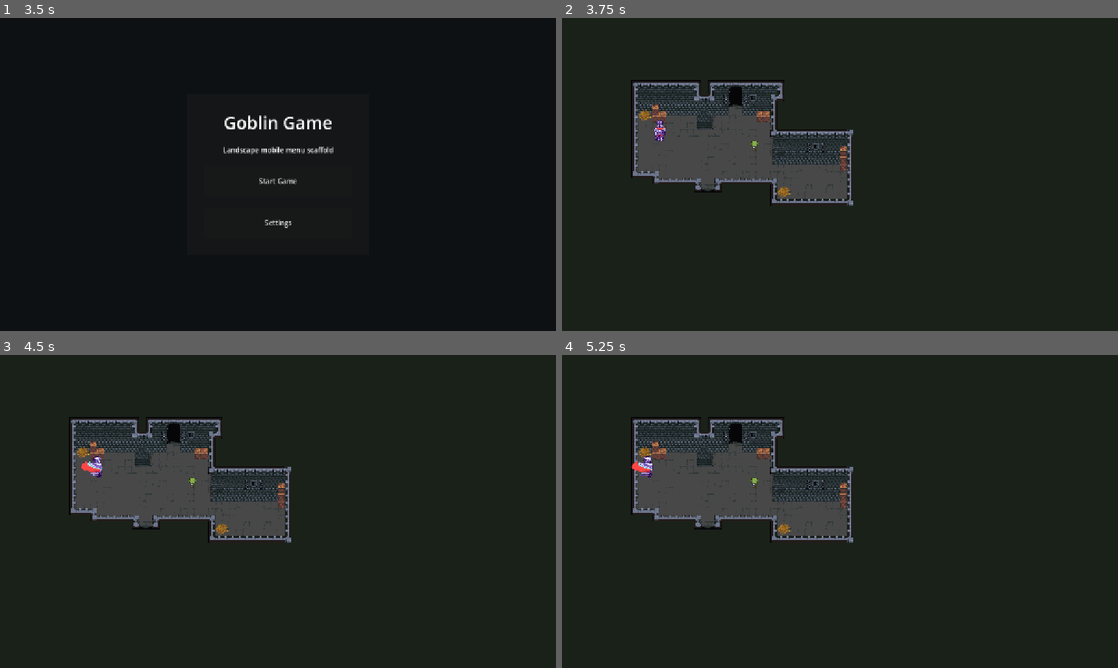
Above: before the commit, frames 1-4 (two rows, left to right).
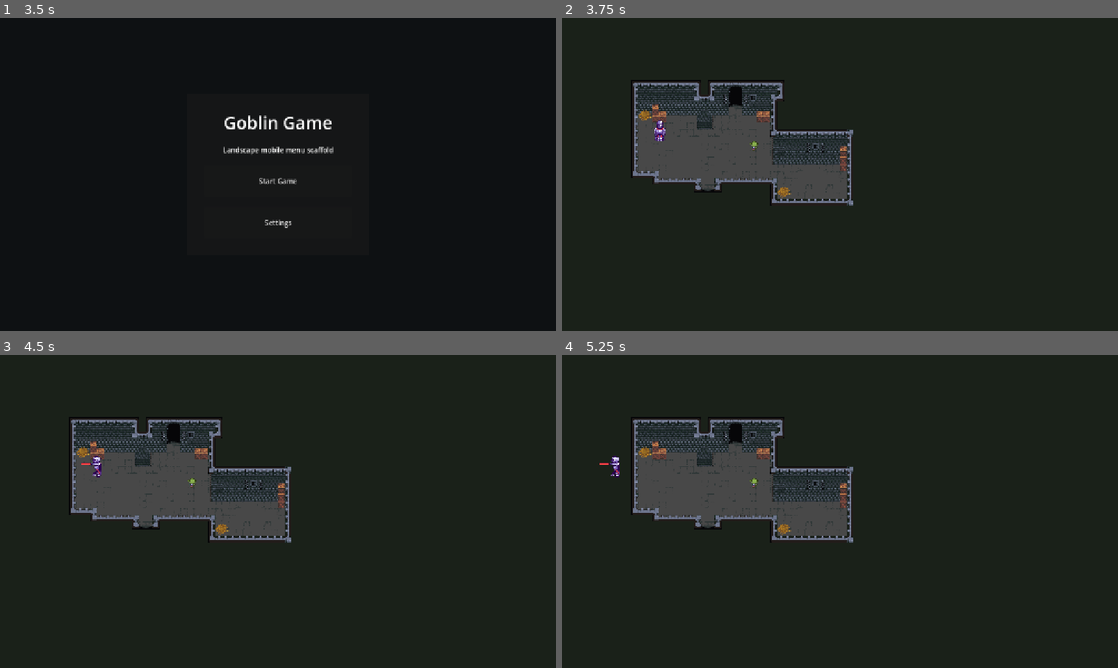
Above: after the commit, the same moments.

Repository: do-oty/goblingamedev
Game: Godot game, scene res://scenes/WelcomeScreen.tscn
The game is run twice, just before and just after one commit, with the same random seed, the same clock (stepped at 60 frames per second) and the same inputs.
Inputs (mouse positions are in pixels of both pictures, inside the frame that each line leads up to):
- Up to frame 1 (3.5 s): move the mouse to (400, 158) at 0.52 s; hold D (walk_right) 0.53-1.28 s; click (400, 158) at 0.6 s; move the mouse to (166, 190) at 1.27 s; hold S (walk_down) 1.28-2.03 s; click (166, 190) at 1.35 s; move the mouse to (333, 105) at 2.02 s; hold D (walk_right) 2.03-2.78 s; click (333, 105) at 2.1 s; tap Enter at 2.75 s; move the mouse to (250, 237) at 2.77 s; hold W (walk_up) from 2.78 s (still down); click (250, 237) at 2.85 s
- Up to frame 2 (3.75 s): release W (walk_up) at 3.5 s; click "Start Game" at 3.5 s
- Up to frame 3 (4.5 s): tap Space at 4.25 s; move the mouse to (444, 558) at 4.27 s; hold A (walk_left) from 4.28 s (still down); click (444, 558) at 4.35 s
- Up to frame 4 (5.25 s): keep holding A (walk_left); move the mouse to (673, 464) at 5.02 s; click (673, 464) at 5.1 s

Frame 1 is identical in both runs. In frame 2, less than 0.1% of the frame differs, in the area x 16-36%, y 32-43%; in frame 3, 0.2%; in frame 4, 0.3%, in the area x 6-36%, y 32-43%.

Commit message:
updated player sprite

Diff:
--- a/assets/characters/enemy.tscn
+++ b/assets/characters/enemy.tscn
@@ -194,15 +194,18 @@
 }]
 
 [sub_resource type="CapsuleShape2D" id="CapsuleShape2D_fxwma"]
-height = 24.0
-
-[node name="enemy" type="CharacterBody2D" unique_id=921811942]
+radius = 6.0
+height = 14.0
+
+[node name="enemy" type="CharacterBody2D"]
 script = ExtResource("1_nbma8")
 
-[node name="AnimatedSprite2D" type="AnimatedSprite2D" parent="." unique_id=646582384]
+[node name="AnimatedSprite2D" type="AnimatedSprite2D" parent="."]
+position = Vector2(-0.5, 1)
+scale = Vector2(0.95454544, 0.9375)
 sprite_frames = SubResource("SpriteFrames_vadtu")
 animation = &"enemy_back"
 
-[node name="CollisionShape2D" type="CollisionShape2D" parent="." unique_id=1495953491]
-position = Vector2(1, 4)
+[node name="CollisionShape2D" type="CollisionShape2D" parent="."]
+position = Vector2(0, 2)
 shape = SubResource("CapsuleShape2D_fxwma")
--- a/assets/characters/player.tscn
+++ b/assets/characters/player.tscn
@@ -1,33 +1,33 @@
-[gd_scene format=3 uid="uid://m8d1e3t1dw60"]
+[gd_scene load_steps=35 format=3 uid="uid://m8d1e3t1dw60"]
 
 [ext_resource type="Script" uid="uid://bjmf6ph3q6b1y" path="res://scripts/player.gd" id="1_gmphs"]
-[ext_resource type="Texture2D" uid="uid://wuihogqkffkw" path="res://assets/characters/hero_attack.png" id="1_y7kcb"]
 [ext_resource type="Texture2D" uid="uid://bhv7bfdwrifj8" path="res://assets/characters/hero_attack(2).png" id="2_gmphs"]
 [ext_resource type="Texture2D" uid="uid://cqj5hc1fiuubn" path="res://assets/characters/hero_idle.png" id="2_plwmo"]
+[ext_resource type="Texture2D" uid="uid://cnhn43uglsouf" path="res://assets/characters/spritesheetknight.png" id="4_gmphs"]
 
 [sub_resource type="AtlasTexture" id="AtlasTexture_rmfp4"]
-atlas = ExtResource("1_y7kcb")
+atlas = ExtResource("2_gmphs")
+region = Rect2(0, 60, 52, 60)
+
+[sub_resource type="AtlasTexture" id="AtlasTexture_5rkq3"]
+atlas = ExtResource("2_gmphs")
 region = Rect2(52, 60, 52, 60)
 
-[sub_resource type="AtlasTexture" id="AtlasTexture_5rkq3"]
-atlas = ExtResource("1_y7kcb")
-region = Rect2(156, 60, 52, 60)
-
 [sub_resource type="AtlasTexture" id="AtlasTexture_o7p4c"]
-atlas = ExtResource("1_y7kcb")
-region = Rect2(260, 60, 52, 60)
+atlas = ExtResource("2_gmphs")
+region = Rect2(104, 60, 52, 60)
 
 [sub_resource type="AtlasTexture" id="AtlasTexture_2c6rj"]
-atlas = ExtResource("1_y7kcb")
+atlas = ExtResource("2_gmphs")
+region = Rect2(0, 0, 52, 60)
+
+[sub_resource type="AtlasTexture" id="AtlasTexture_ryiip"]
+atlas = ExtResource("2_gmphs")
 region = Rect2(52, 0, 52, 60)
 
-[sub_resource type="AtlasTexture" id="AtlasTexture_ryiip"]
-atlas = ExtResource("1_y7kcb")
+[sub_resource type="AtlasTexture" id="AtlasTexture_ufose"]
+atlas = ExtResource("2_gmphs")
 region = Rect2(104, 0, 52, 60)
-
-[sub_resource type="AtlasTexture" id="AtlasTexture_ufose"]
-atlas = ExtResource("1_y7kcb")
-region = Rect2(156, 0, 52, 60)
 
 [sub_resource type="AtlasTexture" id="AtlasTexture_1we82"]
 atlas = ExtResource("2_gmphs")
@@ -65,56 +65,56 @@
 atlas = ExtResource("2_plwmo")
 region = Rect2(52, 49, 26, 49)
 
+[sub_resource type="AtlasTexture" id="AtlasTexture_drrhh"]
+atlas = ExtResource("4_gmphs")
+region = Rect2(0, 0, 26, 49)
+
+[sub_resource type="AtlasTexture" id="AtlasTexture_aw78p"]
+atlas = ExtResource("4_gmphs")
+region = Rect2(26, 0, 26, 49)
+
+[sub_resource type="AtlasTexture" id="AtlasTexture_7868f"]
+atlas = ExtResource("4_gmphs")
+region = Rect2(52, 0, 26, 49)
+
+[sub_resource type="AtlasTexture" id="AtlasTexture_5uaii"]
+atlas = ExtResource("4_gmphs")
+region = Rect2(0, 147, 26, 49)
+
+[sub_resource type="AtlasTexture" id="AtlasTexture_np0ee"]
+atlas = ExtResource("4_gmphs")
+region = Rect2(26, 147, 26, 49)
+
+[sub_resource type="AtlasTexture" id="AtlasTexture_svkqu"]
+atlas = ExtResource("4_gmphs")
+region = Rect2(52, 147, 26, 49)
+
 [sub_resource type="AtlasTexture" id="AtlasTexture_skp7j"]
-atlas = ExtResource("2_plwmo")
-region = Rect2(0, 0, 26, 49)
+atlas = ExtResource("4_gmphs")
+region = Rect2(0, 98, 26, 49)
 
 [sub_resource type="AtlasTexture" id="AtlasTexture_5refc"]
-atlas = ExtResource("2_plwmo")
+atlas = ExtResource("4_gmphs")
+region = Rect2(26, 98, 26, 49)
+
+[sub_resource type="AtlasTexture" id="AtlasTexture_c7pp8"]
+atlas = ExtResource("4_gmphs")
+region = Rect2(52, 98, 26, 49)
+
+[sub_resource type="AtlasTexture" id="AtlasTexture_m3ey1"]
+atlas = ExtResource("4_gmphs")
+region = Rect2(26, 49, 26, 49)
+
+[sub_resource type="AtlasTexture" id="AtlasTexture_nwtm7"]
+atlas = ExtResource("4_gmphs")
 region = Rect2(26, 0, 26, 49)
 
-[sub_resource type="AtlasTexture" id="AtlasTexture_c7pp8"]
-atlas = ExtResource("2_plwmo")
-region = Rect2(52, 0, 26, 49)
-
-[sub_resource type="AtlasTexture" id="AtlasTexture_drrhh"]
-atlas = ExtResource("2_plwmo")
-region = Rect2(0, 147, 26, 49)
-
-[sub_resource type="AtlasTexture" id="AtlasTexture_aw78p"]
-atlas = ExtResource("2_plwmo")
+[sub_resource type="AtlasTexture" id="AtlasTexture_jr5ps"]
+atlas = ExtResource("4_gmphs")
 region = Rect2(26, 147, 26, 49)
 
-[sub_resource type="AtlasTexture" id="AtlasTexture_7868f"]
-atlas = ExtResource("2_plwmo")
-region = Rect2(52, 147, 26, 49)
-
-[sub_resource type="AtlasTexture" id="AtlasTexture_5uaii"]
-atlas = ExtResource("2_plwmo")
-region = Rect2(0, 98, 26, 49)
-
-[sub_resource type="AtlasTexture" id="AtlasTexture_np0ee"]
-atlas = ExtResource("2_plwmo")
-region = Rect2(26, 98, 26, 49)
-
-[sub_resource type="AtlasTexture" id="AtlasTexture_svkqu"]
-atlas = ExtResource("2_plwmo")
-region = Rect2(52, 98, 26, 49)
-
-[sub_resource type="AtlasTexture" id="AtlasTexture_u7m25"]
-atlas = ExtResource("2_plwmo")
-region = Rect2(26, 49, 26, 49)
-
-[sub_resource type="AtlasTexture" id="AtlasTexture_oqvqo"]
-atlas = ExtResource("2_plwmo")
-region = Rect2(0, 0, 26, 49)
-
-[sub_resource type="AtlasTexture" id="AtlasTexture_jvc4d"]
-atlas = ExtResource("2_plwmo")
-region = Rect2(26, 147, 26, 49)
-
-[sub_resource type="AtlasTexture" id="AtlasTexture_iykae"]
-atlas = ExtResource("2_plwmo")
+[sub_resource type="AtlasTexture" id="AtlasTexture_006uc"]
+atlas = ExtResource("4_gmphs")
 region = Rect2(26, 98, 26, 49)
 
 [sub_resource type="SpriteFrames" id="SpriteFrames_m3ey1"]
@@ -131,7 +131,7 @@
 }],
 "loop": false,
 "name": &"attack_back",
-"speed": 5.0
+"speed": 12.0
 }, {
 "frames": [{
 "duration": 1.0,
@@ -145,7 +145,7 @@
 }],
 "loop": false,
 "name": &"attack_front",
-"speed": 5.0
+"speed": 12.0
 }, {
 "frames": [{
 "duration": 1.0,
@@ -159,7 +159,7 @@
 }],
 "loop": false,
 "name": &"attack_left",
-"speed": 5.0
+"speed": 12.0
 }, {
 "frames": [{
 "duration": 1.0,
@@ -173,7 +173,7 @@
 }],
 "loop": false,
 "name": &"attack_right",
-"speed": 5.0
+"speed": 12.0
 }, {
 "frames": [{
 "duration": 1.0,
@@ -187,7 +187,35 @@
 }],
 "loop": true,
 "name": &"hero_back",
-"speed": 3.5
+"speed": 5.0
+}, {
+"frames": [{
+"duration": 1.0,
+"texture": SubResource("AtlasTexture_drrhh")
+}, {
+"duration": 1.0,
+"texture": SubResource("AtlasTexture_aw78p")
+}, {
+"duration": 1.0,
+"texture": SubResource("AtlasTexture_7868f")
+}],
+"loop": true,
+"name": &"hero_front",
+"speed": 5.0
+}, {
+"frames": [{
+"duration": 1.0,
+"texture": SubResource("AtlasTexture_5uaii")
+}, {
+"duration": 1.0,
+"texture": SubResource("AtlasTexture_np0ee")
+}, {
+"duration": 1.0,
+"texture": SubResource("AtlasTexture_svkqu")
+}],
+"loop": true,
+"name": &"hero_left",
+"speed": 5.0
 }, {
 "frames": [{
 "duration": 1.0,
@@ -200,85 +228,55 @@
 "texture": SubResource("AtlasTexture_c7pp8")
 }],
 "loop": true,
-"name": &"hero_front",
-"speed": 3.5
-}, {
-"frames": [{
-"duration": 1.0,
-"texture": SubResource("AtlasTexture_drrhh")
-}, {
-"duration": 1.0,
-"texture": SubResource("AtlasTexture_aw78p")
-}, {
-"duration": 1.0,
-"texture": SubResource("AtlasTexture_7868f")
-}],
-"loop": true,
-"name": &"hero_left",
-"speed": 3.5
-}, {
-"frames": [{
-"duration": 1.0,
-"texture": SubResource("AtlasTexture_5uaii")
-}, {
-"duration": 1.0,
-"texture": SubResource("AtlasTexture_np0ee")
-}, {
-"duration": 1.0,
-"texture": SubResource("AtlasTexture_svkqu")
-}],
-"loop": true,
 "name": &"hero_right",
-"speed": 3.5
-}, {
-"frames": [{
-"duration": 1.0,
-"texture": SubResource("AtlasTexture_u7m25")
+"speed": 5.0
+}, {
+"frames": [{
+"duration": 1.0,
+"texture": SubResource("AtlasTexture_m3ey1")
 }],
 "loop": true,
 "name": &"idle_back",
-"speed": 5.0
-}, {
-"frames": [{
-"duration": 1.0,
-"texture": SubResource("AtlasTexture_oqvqo")
+"speed": 12.0
+}, {
+"frames": [{
+"duration": 1.0,
+"texture": SubResource("AtlasTexture_nwtm7")
 }],
 "loop": true,
 "name": &"idle_front",
-"speed": 5.0
-}, {
-"frames": [{
-"duration": 1.0,
-"texture": SubResource("AtlasTexture_jvc4d")
+"speed": 12.0
+}, {
+"frames": [{
+"duration": 1.0,
+"texture": SubResource("AtlasTexture_jr5ps")
 }],
 "loop": true,
 "name": &"idle_left",
-"speed": 5.0
-}, {
-"frames": [{
-"duration": 1.0,
-"texture": SubResource("AtlasTexture_iykae")
+"speed": 12.0
+}, {
+"frames": [{
+"duration": 1.0,
+"texture": SubResource("AtlasTexture_006uc")
 }],
 "loop": true,
 "name": &"idle_right",
-"speed": 5.0
+"speed": 12.0
 }]
 
 [sub_resource type="CapsuleShape2D" id="CapsuleShape2D_nwtm7"]
 radius = 13.0
 height = 50.0
 
-[node name="player" type="CharacterBody2D" unique_id=2005688080]
+[node name="player" type="CharacterBody2D"]
 script = ExtResource("1_gmphs")
 
-[node name="AnimatedSprite2D" type="AnimatedSprite2D" parent="." unique_id=1241095921]
+[node name="AnimatedSprite2D" type="AnimatedSprite2D" parent="."]
 sprite_frames = SubResource("SpriteFrames_m3ey1")
-animation = &"attack_right"
-frame = 2
-frame_progress = 1.0
-
-[node name="CollisionShape2D" type="CollisionShape2D" parent="." unique_id=1227882039]
+animation = &"idle_right"
+
+[node name="CollisionShape2D" type="CollisionShape2D" parent="."]
 shape = SubResource("CapsuleShape2D_nwtm7")
 
+[connection signal="animation_finished" from="AnimatedSprite2D" to="." method="_on_AnimatedSprite2D_animation_finished"]
 [connection signal="animation_finished" from="AnimatedSprite2D" to="." method="_on_animated_sprite_2d_animation_finished"]
-[connection signal="animation_finished" from="AnimatedSprite2D" to="." method="_on_AnimatedSprite2D_animation_finished"]
--- a/project.godot
+++ b/project.godot
@@ -12,7 +12,7 @@
 
 config/name="goblinGame"
 run/main_scene="res://scenes/WelcomeScreen.tscn"
-config/features=PackedStringArray("4.6", "Mobile")
+config/features=PackedStringArray("4.5", "Mobile")
 config/icon="res://icon.svg"
 
 [autoload]
Not shown: 1 places in assets/characters/enemy.tscn that only renumber resources
Binary file added: assets/characters/spritesheetknight.png
Not shown, added: assets/characters/spritesheetknight.png.import
